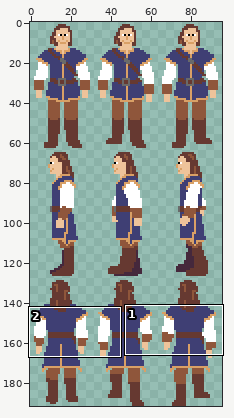
Sprite sheet -- assets/images/player_character.png. Above: a wide view before the commit, with the close-up outlined.
Close-up. Before:
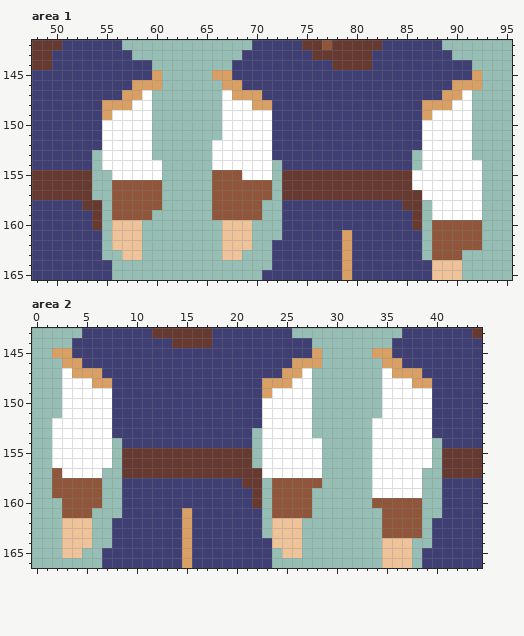
The file is 96x192 pixels. Shown: area 1: x 48..95, y 142..165; area 2: x 0..44, y 143..166. The commit also changed other parts of the picture, which this record leaves out.
Now the later version:
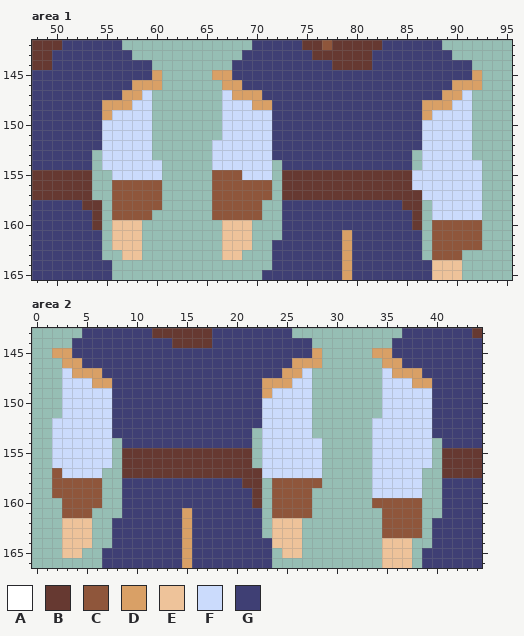
Palette (. is transparent): A #ffffff  B #663931  C #8f563b  D #d9a066  E #eec39a  F #cbdbfc  G #3f3f74
Changes in this commit:
Area 1:
Colour F replaces colour A in row 147 at x 59, 67 and 91; in row 148 at x 58 to 59, 67 to 69 and 90 to 91; in row 149 at x 56 to 59, 67 to 71 and 88 to 91; in rows 150 to 151 at x 55 to 59, 67 to 71 and 87 to 91; in rows 152 to 153 at x 55 to 59, 66 to 71 and 87 to 91; in row 154 at x 55 to 60, 66 to 71 and 87 to 92.
Colour F replaces colour A in row 155 at x 56 to 60, 69 to 71 and 86 to 92; in row 156 at x 86 to 92; in row 157 at x 87 to 92; in rows 158 to 159 at x 88 to 92.
Area 2:
Colour F replaces colour A in row 147 at x 3, 27 and 35; in row 148 at x 3 to 5, 26 to 27 and 35 to 37; in row 149 at x 3 to 7, 24 to 27 and 35 to 39; in rows 150 to 151 at x 3 to 7, 23 to 27 and 35 to 39; in rows 152 to 153 at x 2 to 7, 23 to 27 and 34 to 39; in rows 154 to 156 at x 2 to 7, 23 to 28 and 34 to 39.
Colour F replaces colour A in row 157 at x 3 to 6, 23 to 28 and 34 to 38; in rows 158 to 159 at x 34 to 38.
Pixel boxes of the changes (left, top, right, bottom) in both close-ups:
changed: (102, 90, 162, 180)
changed: (212, 90, 272, 180)
changed: (412, 90, 482, 220)
changed: (52, 368, 112, 478)
changed: (262, 368, 322, 478)
changed: (372, 368, 432, 498)
